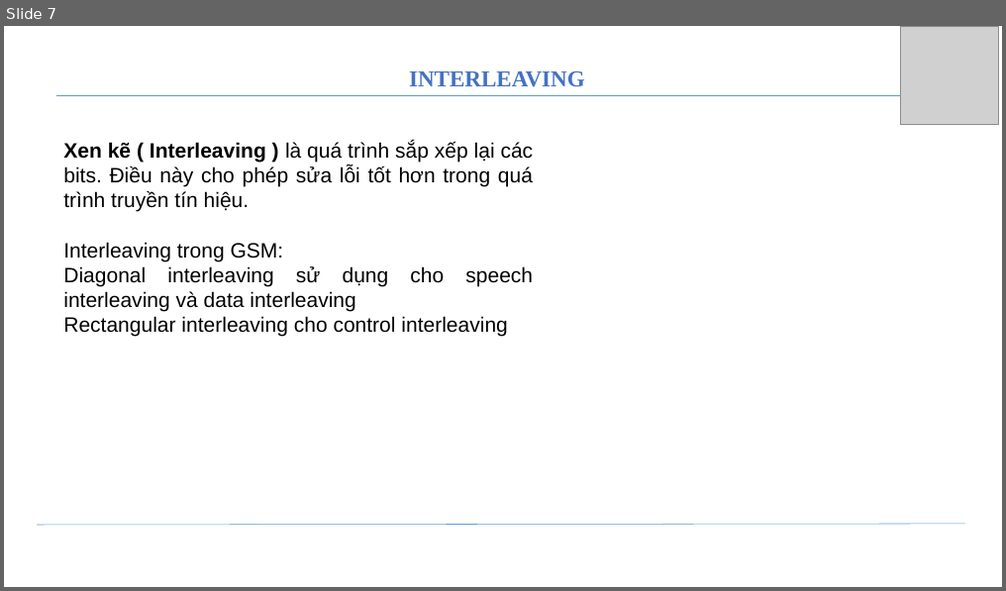
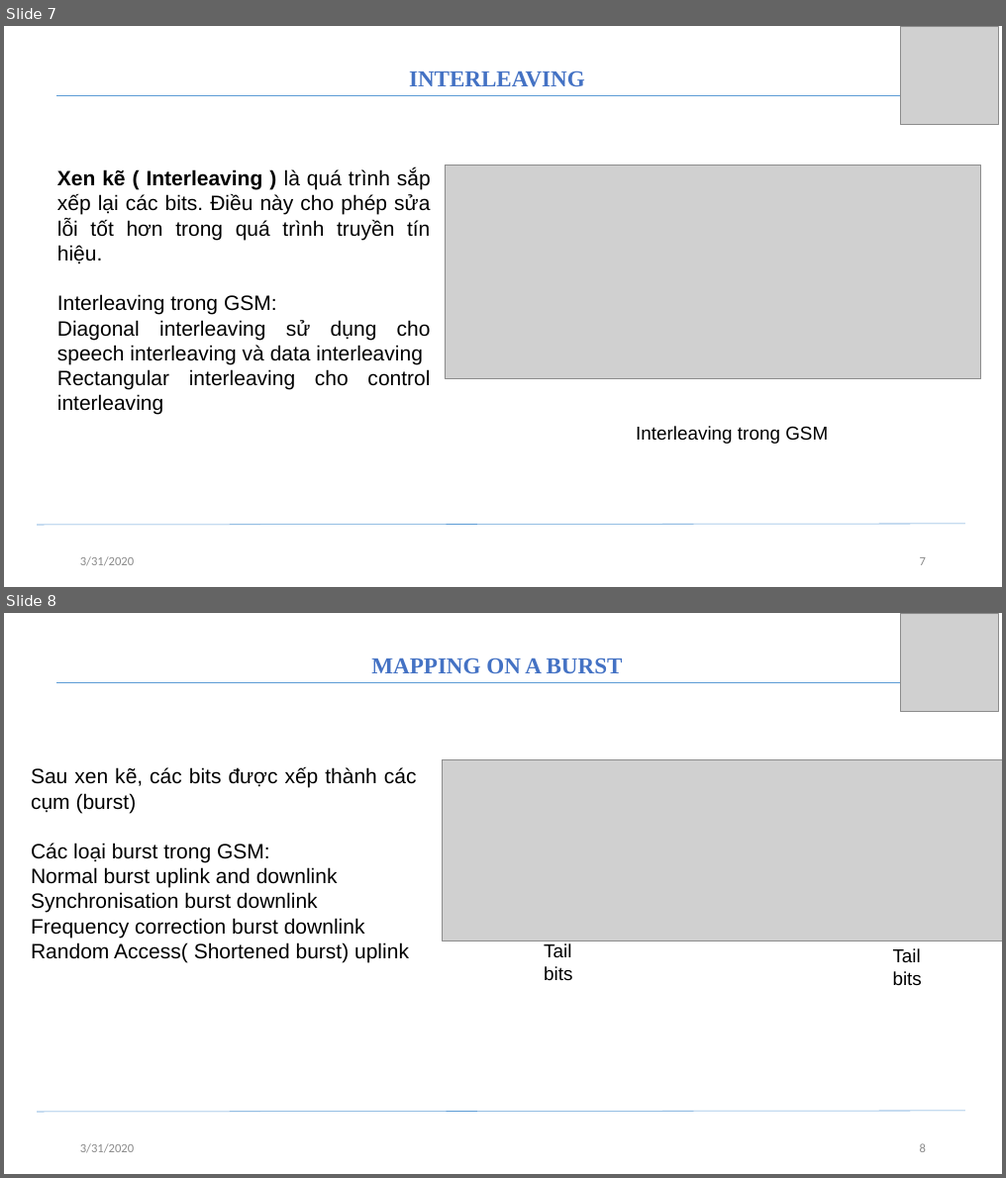
Before and after one commit to datdangquoc97/material, a slide deck: báo cáo.pptx. Shown one above the other, each under a label of ours: slide 7 before the commit, slides 7 and 8 after it. The pictures are 1006x591 and 1006x1178 pixels, drawn with LibreOffice and Linux fonts; fonts in the diff are those of the drawing; grey boxes stand for pictures. Boxes give left, top, right and bottom in pixels: in the first picture for what was removed or moved away, otherwise in the second. Text is boxed around its words. In the diff, an @@ line names an element or a change of style, - is before the commit and + after.

```diff
--- a/báo cáo.pptx
+++ b/báo cáo.pptx
@@ slide 8 added at (4, 613, 1002, 1174), background #FFFFFF @@
@@ picture added at (901, 613, 999, 711) @@
@@ text added at (371, 658, 623, 673), 22 pt, text #4472C4, bold @@
+  MAPPING ON A BURST
@@ line added from (56, 682) to (949, 682), #5B9BD5 0.5 pt @@
@@ picture added at (443, 760, 1002, 941) @@
@@ text added at (31, 767, 417, 962), 20 pt, text #000000 @@
+Sau xen kẽ, các bits được xếp thành các cụm (burst)
+Các loại burst trong GSM:
+Normal burst uplink and downlink
+Synchronisation burst downlink
+Frequency correction burst downlink
+Random Access( Shortened burst) uplink
@@ text added at (544, 944, 572, 981), 18 pt, text #000000 @@
+Tail bits
@@ text added at (893, 949, 922, 986), 18 pt, text #000000 @@
+Tail bits
@@ line added from (37, 1112) to (965, 1111), #5B9BD5 0.5 pt @@
@@ text added at (80, 1144, 134, 1154), 12 pt, text #8C8C8C @@
+3/31/2020
@@ page number added at (920, 1144, 926, 1153), 12 pt, text #8C8C8C @@
+8
@@ slide 7 changed as well @@
@@ text "Xen kẽ ( Interleaving ) ..." rewrapped from (63, 141, 534, 337) to (57, 170, 431, 415) @@
@@ picture added at (445, 165, 982, 378) @@
@@ text added at (636, 426, 828, 444), 18 pt, text #000000 @@
+Interleaving trong GSM
@@ text added at (80, 557, 134, 567), 12 pt, text #8C8C8C @@
+3/31/2020
@@ page number added at (920, 558, 926, 566), 12 pt, text #8C8C8C @@
+7
```
Also in this commit, not shown: 6 other slides changed, 2 other slides added, 4 other files.
